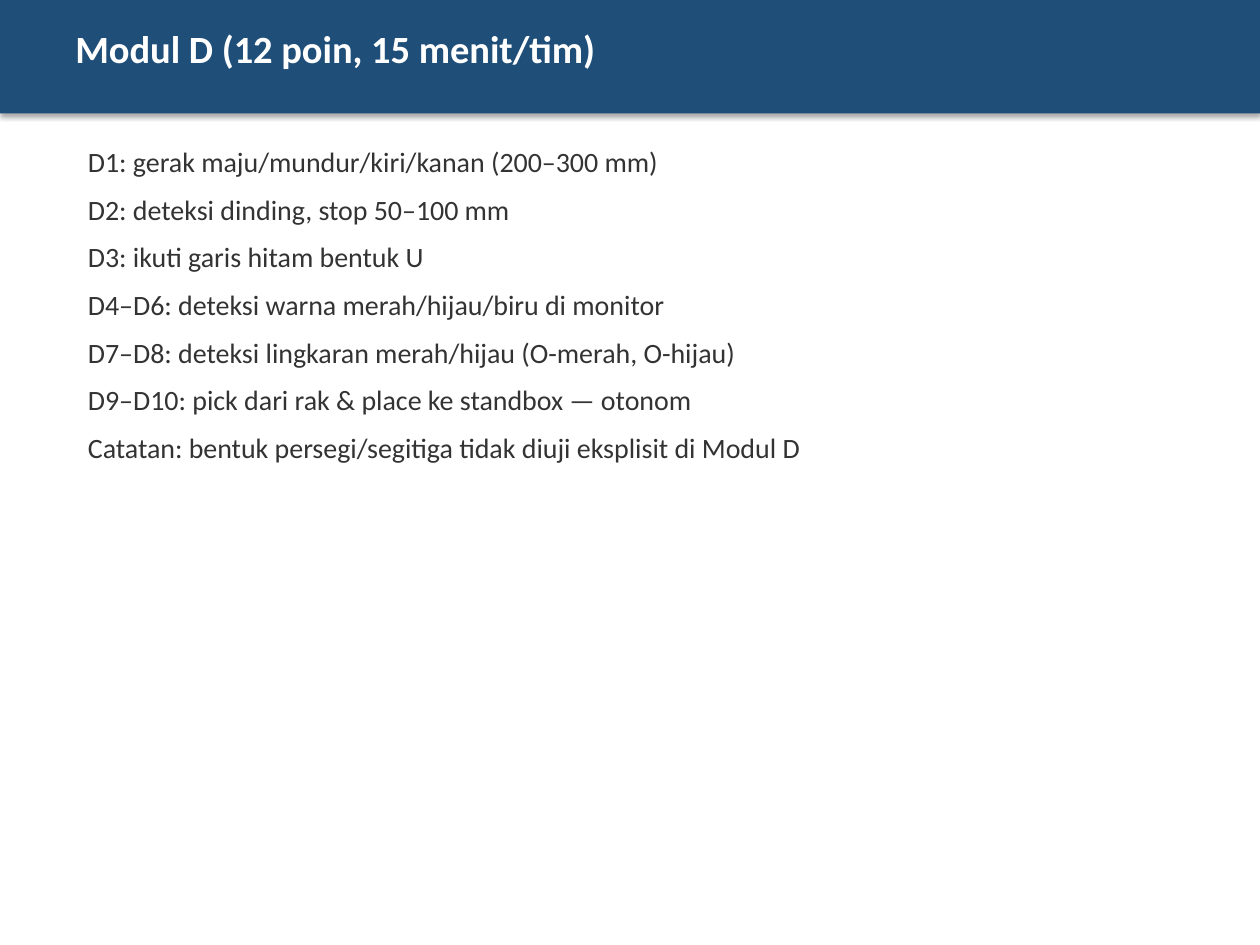
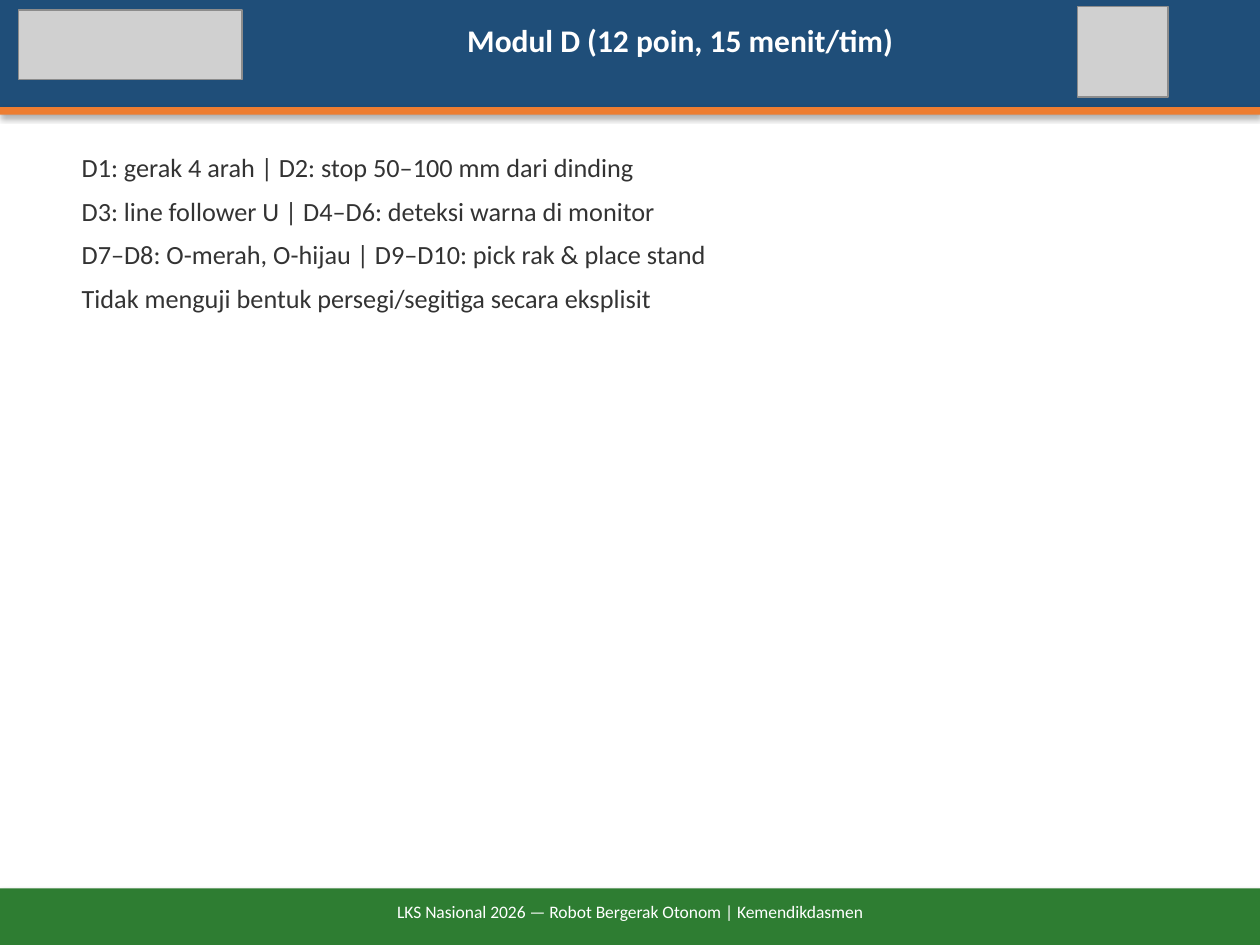
Before and after one commit to antonprafanto/LKS2026, a slide deck: slide 18 of docs/Briefing-Juri-LKS2026-Robot-Otonom.pptx (slide 13 before the commit). Drawn at 1260x945 pixels with LibreOffice and Linux fonts; fonts in the diff are those of the drawing; grey boxes stand for pictures. Boxes give left, top, right and bottom in pixels: in the first picture for what was removed or moved away, otherwise in the second. Text is boxed around its words. In the diff, an @@ line names an element or a change of style, - is before the commit and + after.

```diff
--- a/docs/Briefing-Juri-LKS2026-Robot-Otonom.pptx
+++ b/docs/Briefing-Juri-LKS2026-Robot-Otonom.pptx
@@ rectangle: place and size @@
-rectangle at box(0, 0, 1260, 113)
+rectangle at box(0, 0, 1260, 107)
@@ picture added at box(19, 10, 242, 79) @@
@@ text "Modul D (12 poin, 15 ...": place and size @@
-text "Modul D (12 poin, 15 ..." at box(75, 34, 595, 69)
+text "Modul D (12 poin, 15 ..." at box(467, 29, 893, 57)
@@ text "Modul D (12 poin, 15 ..." at box(467, 29, 893, 57): size 22 to 18 pt; alignment left to centre @@
@@ picture added at box(1077, 6, 1168, 97) @@
@@ rectangle added at box(0, 107, 1260, 115), fill #ED7D31 @@
@@ text at box(82, 158, 706, 313): text changed; size 16 to 15 pt @@
-D1: gerak maju/mundur/kiri/kanan (200–300 mm)
-D2: deteksi dinding, stop 50–100 mm
-D3: ikuti garis hitam bentuk U
-D4–D6: deteksi warna merah/hijau/biru di monitor
-D7–D8: deteksi lingkaran merah/hijau (O-merah, O-hijau)
-D9–D10: pick dari rak & place ke standbox — otonom
-Catatan: bentuk persegi/segitiga tidak diuji eksplisit di Modul D
+D1: gerak 4 arah | D2: stop 50–100 mm dari dinding
+D3: line follower U | D4–D6: deteksi warna di monitor
+D7–D8: O-merah, O-hijau | D9–D10: pick rak & place stand
+Tidak menguji bentuk persegi/segitiga secara eksplisit
@@ rectangle added at box(0, 888, 1260, 945), fill #2E7D32 @@
@@ text added at box(397, 906, 863, 921), 10 pt, text #FFFFFF @@
+LKS Nasional 2026 — Robot Bergerak Otonom | Kemendikdasmen
```
Also in this commit, not shown: 6 other slides changed, 13 slides added, 14 slides removed, 7 other files.
